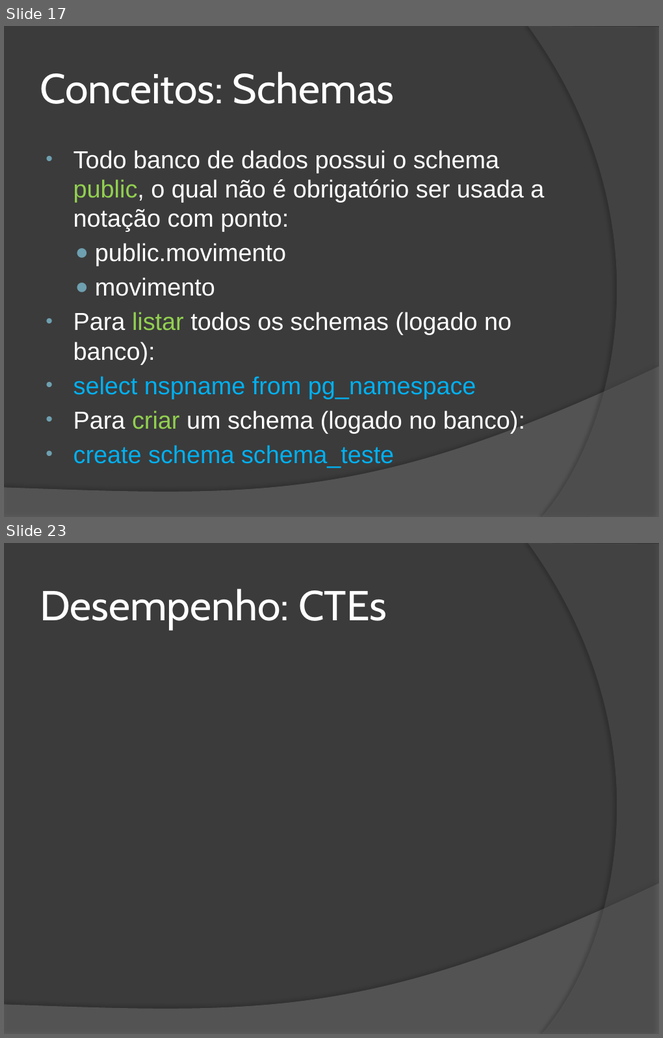
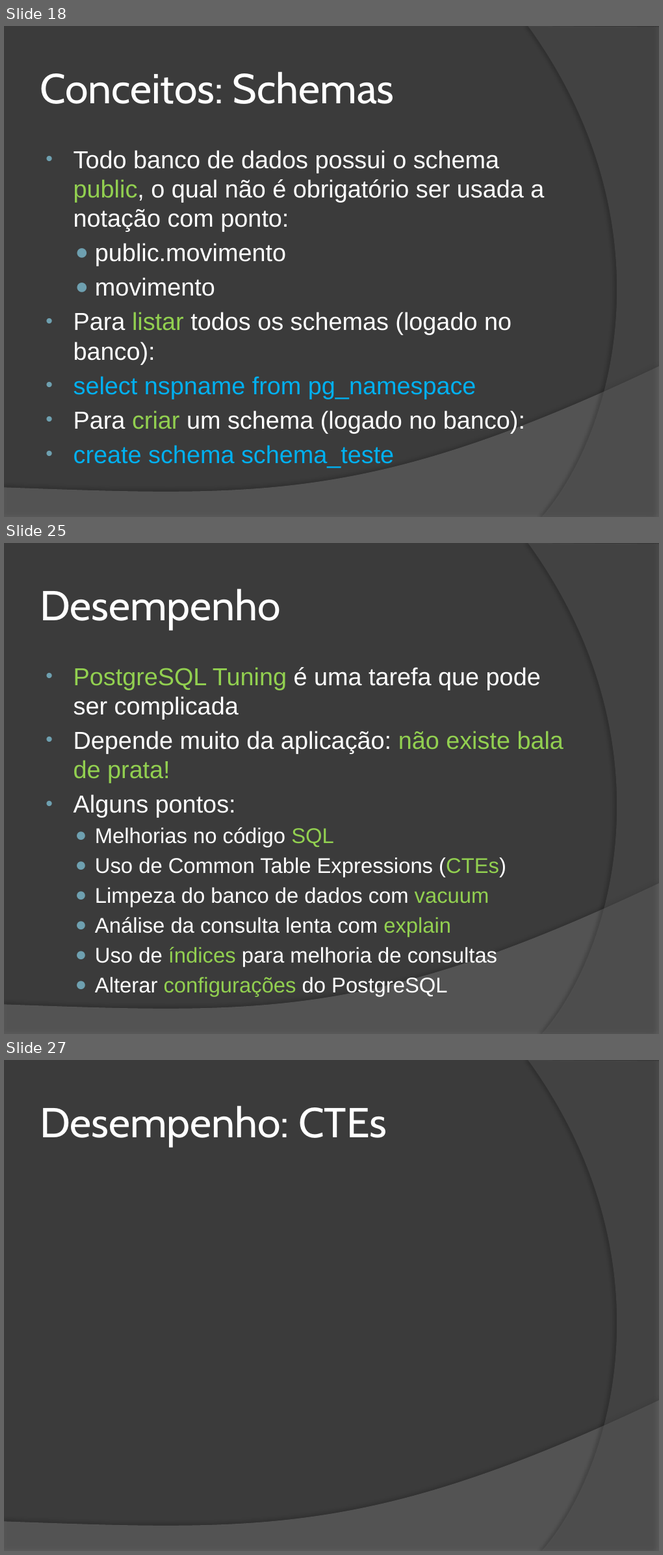
Before and after one commit to wind39/wind39.github.io, a slide deck: curso/modulo3capitulo5.pptx. Shown one above the other, each under a label of ours: slides 17 and 23 before the commit, slides 18, 25 and 27 after it; the slides between them are not shown. The pictures are 663x1038 and 663x1555 pixels, drawn with LibreOffice and Linux fonts; fonts in the diff are those of the drawing. Boxes give left, top, right and bottom in pixels: in the first picture for what was removed or moved away, otherwise in the second. Text is boxed around its words. In the diff, an @@ line names an element or a change of style, - is before the commit and + after.

```diff
--- a/curso/modulo3capitulo5.pptx
+++ b/curso/modulo3capitulo5.pptx
@@ slide 25 added at (x1=4, y1=543, x2=659, y2=1034), background #3B3B3B; not listed: 2 template elements that a slide beside it also shows @@
@@ title added at (x1=40, y1=589, x2=280, y2=629), 46 pt, text #FFFFFF @@
+Desempenho
@@ text added at (x1=74, y1=667, x2=564, y2=993), 23.4 pt, text #FFFFFF @@
+• PostgreSQL Tuning é uma tarefa que pode ser complicada
+• Depende muito da aplicação: não existe bala de prata!
+• Alguns pontos:
+  ● Melhorias no código SQL
+  ● Uso de Common Table Expressions (CTEs)
+  ● Limpeza do banco de dados com vacuum
+  ● Análise da consulta lenta com explain
+  ● Uso de índices para melhoria de consultas
+  ● Alterar configurações do PostgreSQL
@@ what was slide 17 is now slide 18 @@
@@ what was slide 23 is now slide 27 @@
```
Also in this commit, not shown: 8 slides changed, 6 other slides added, 4 other files.
